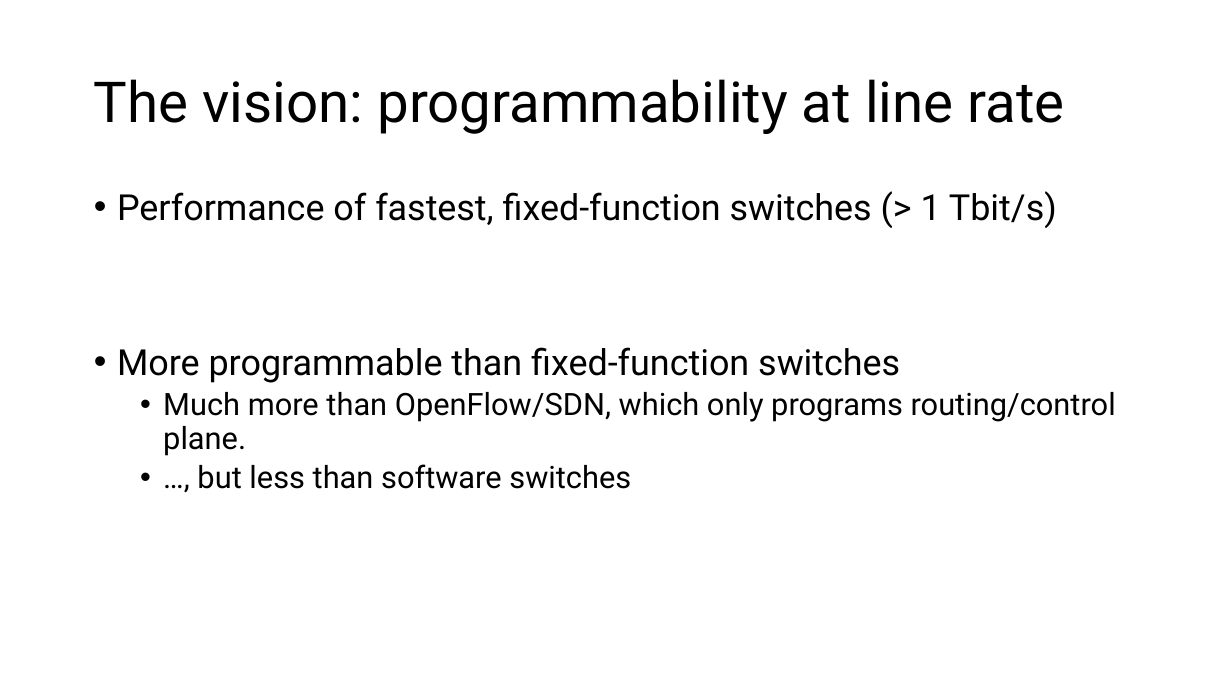
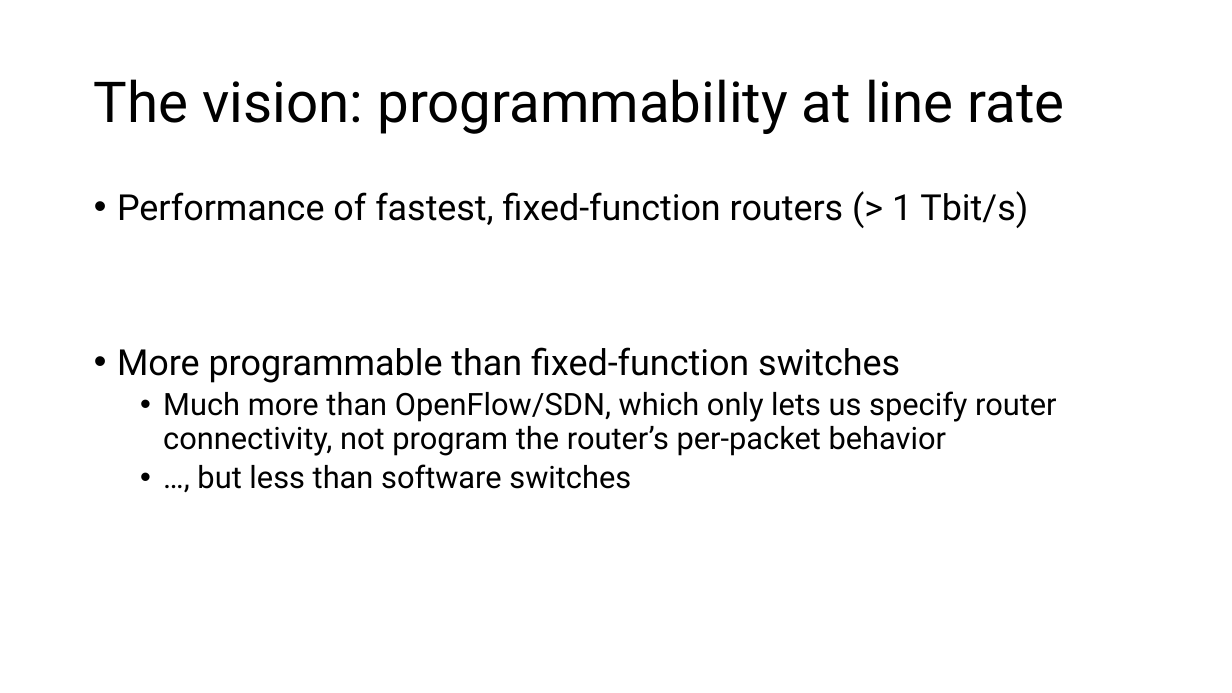
Before and after one commit to anirudhSK/pifo-domino-marple-ppts, a slide deck: slide 7 of combined_domino_pifo.pptx. Drawn at 1232x693 pixels with LibreOffice and Linux fonts; fonts in the diff are those of the drawing. Boxes give left, top, right and bottom in pixels: in the first picture for what was removed or moved away, otherwise in the second. Text is boxed around its words. In the diff, an @@ line names an element or a change of style, - is before the commit and + after.

```diff
--- a/combined_domino_pifo.pptx
+++ b/combined_domino_pifo.pptx
@@ text at [117, 191, 1028, 228]: text changed @@
-• Performance of fastest, fixed-function switches (> 1 Tbit/s)
+• Performance of fastest, fixed-function routers (> 1 Tbit/s)
@@ text at [163, 391, 1056, 456]: text changed @@
-  • Much more than OpenFlow/SDN, which only programs routing/control plane.
+  • Much more than OpenFlow/SDN, which only lets us specify router connectivity, not program the router’s per-packet behavior
```
Also in this commit, not shown: 10 other slides changed.
